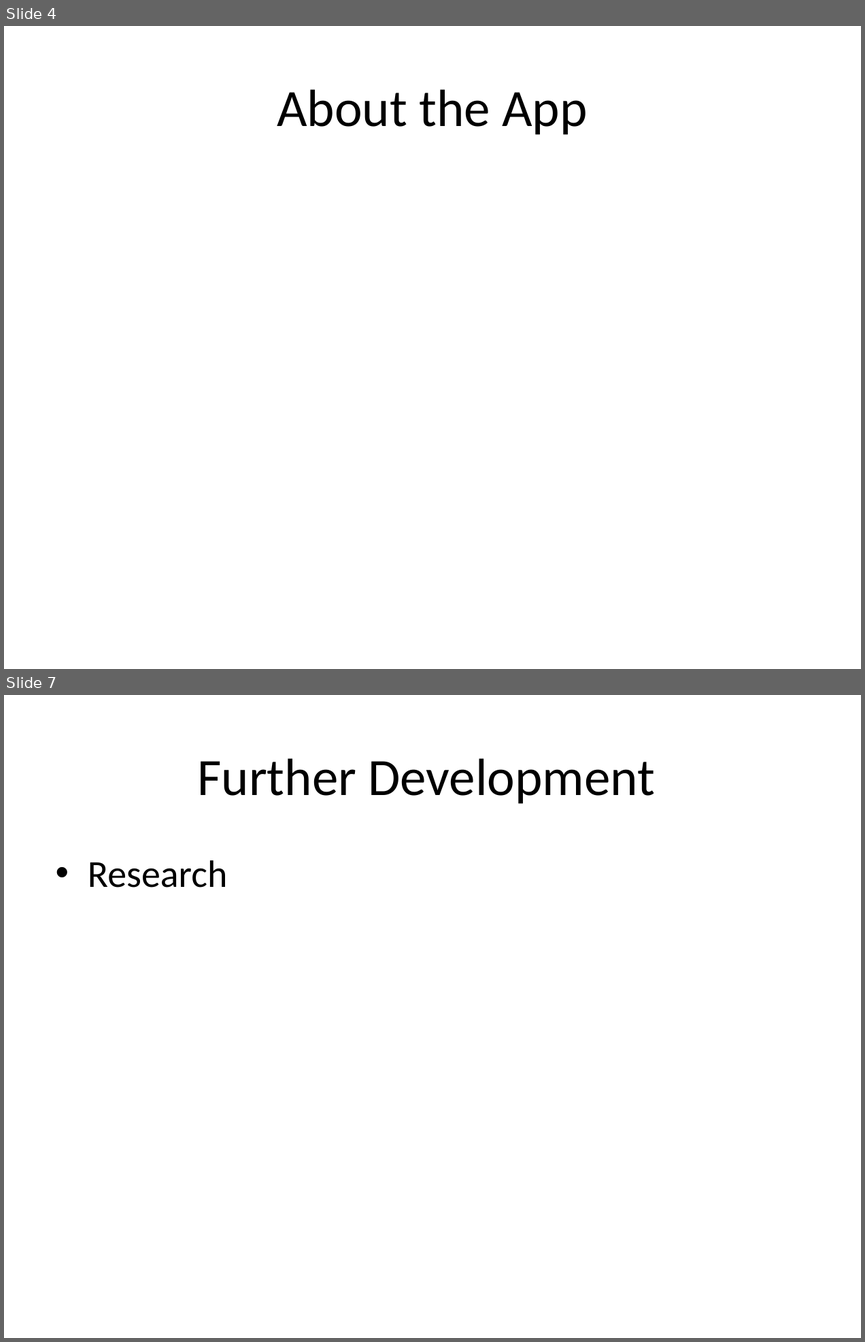
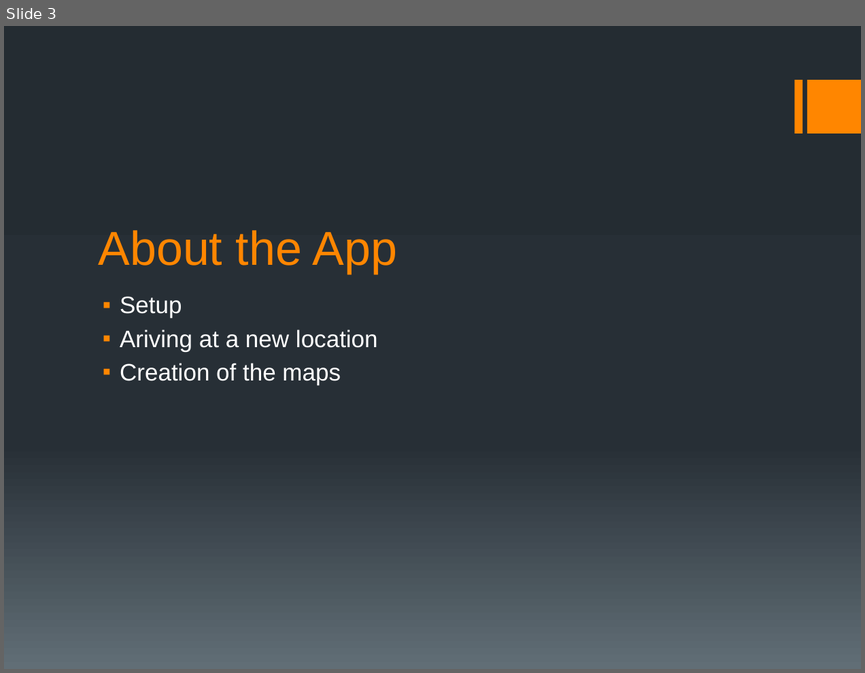
Before and after one commit to bournemouth2016/team-12, a slide deck: Presentation/JP.pptx. Shown one above the other, each under a label of ours: slides 4 and 7 before the commit, slide 3 after it; the slides between them are not shown. The pictures are 865x1342 and 865x673 pixels, drawn with LibreOffice and Linux fonts; fonts in the diff are those of the drawing. Boxes give left, top, right and bottom in pixels: in the first picture for what was removed or moved away, otherwise in the second. Text is boxed around its words. In the diff, an @@ line names an element or a change of style, - is before the commit and + after.

```diff
--- a/Presentation/JP.pptx
+++ b/Presentation/JP.pptx
@@ slide 7 removed at box(4, 695, 861, 1338), background #FFFFFF @@
@@ title removed at box(197, 758, 655, 804) @@
-Further Development
@@ text removed at box(88, 860, 228, 887) @@
-• Research
@@ what was slide 4 is now slide 3 @@
@@ slide 3 changed as well @@
@@ background #FFFFFF to gradient #242C33 to #273037 to #636D76 @@
@@ rectangle added at box(794, 80, 802, 134), fill #FF8600 @@
@@ rectangle added at box(807, 80, 861, 134), fill #FF8600 @@
@@ title "About the App": place and size @@
-title "About the App" at box(277, 89, 587, 135)
+title "About the App" at box(99, 230, 397, 274)
@@ title "About the App" at box(99, 230, 397, 274): size 44 to 40 pt, font Calibri to Arial, text colour #000000 to #FF8600; alignment centre to left; vertical alignment middle to bottom @@
@@ text added at box(120, 296, 378, 384), 20 pt, text #FFFFFF @@
+▪ Setup
+▪ Ariving at a new location
+▪ Creation of the maps
```
Also in this commit, not shown: 5 other slides changed, 1 slide added, 3 other slides removed.
